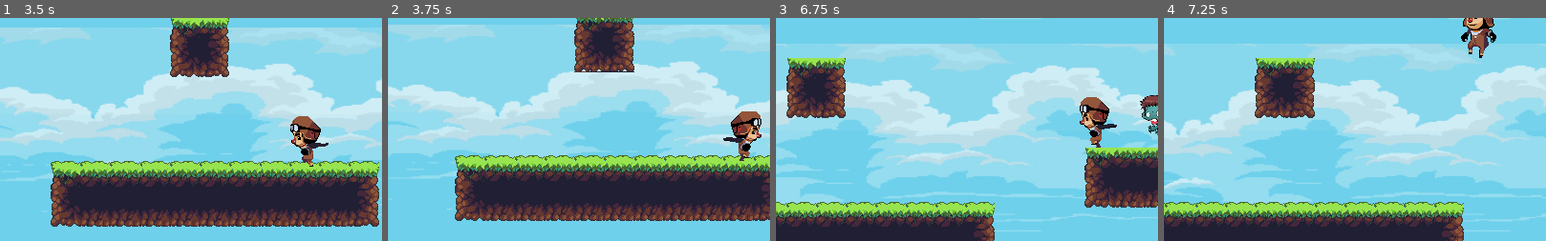
Above: before the commit, frames 1-4 (left to right).
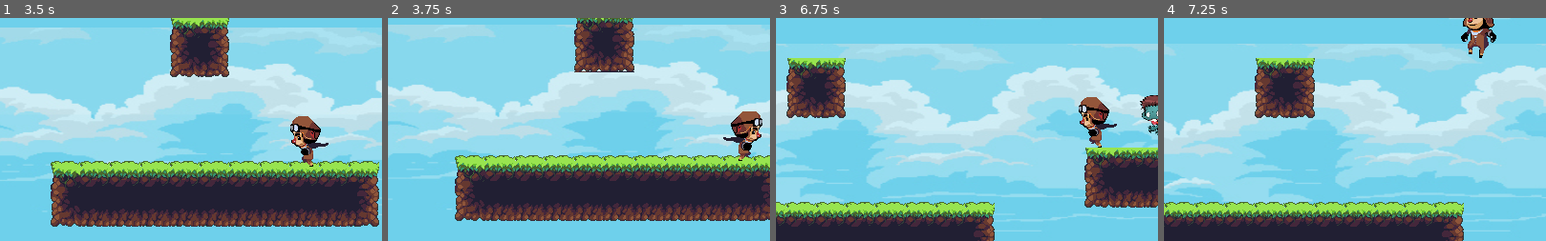
Above: after the commit, the same moments.

Repository: NonADev/AviadorMario
Game: Godot game, scene res://scenes/UI/Menu.tscn
The game is run twice, just before and just after one commit, with the same random seed, the same clock (stepped at 60 frames per second) and the same inputs.
Inputs:
- Up to frame 1 (3.5 s): click "PLAY" at 0.5 s; hold Right (ui_right) 1.28-2.78 s; tap Up (ui_up) at 1.52, 2.27 s; hold Left (ui_left) from 2.78 s (still down)
- Up to frame 2 (3.75 s): release Left (ui_left) at 3.53 s; hold Right (ui_right) from 3.53 s (still down)
- Up to frame 3 (6.75 s): tap Up (ui_up) at 3.77, 4.52, 5.27 s; release Right (ui_right) at 5.03 s; hold Left (ui_left) 5.03-5.78 s; hold Right (ui_right) 5.78-6.53 s; hold Left (ui_left) from 6.53 s (still down)
- Up to frame 4 (7.25 s): keep holding Left (ui_left); tap Up (ui_up) at 6.77 s
The pictures show only the part of the screen within x 5-55%, y 24-74%; the shares and areas given below are measured in that part.

Frame 1 is identical in both runs. In frame 2, 0.4% of the frame differs, in the area x 87-98%, y 41-65%; in frame 3, 0.4%; in frame 4, nothing differs.

Commit message:
avaliado sprites

Diff:
--- a/scenes/GeneralScenes/Monster.tscn
+++ b/scenes/GeneralScenes/Monster.tscn
@@ -125,7 +125,7 @@
 [node name="Sprite" type="AnimatedSprite" parent="."]
 scale = Vector2( 0.13, 0.13 )
 frames = SubResource( 1 )
-animation = "Die"
+animation = "Idle"
 
 [node name="Shape" type="CollisionShape2D" parent="."]
 position = Vector2( -1.12378, 3.93307 )
--- a/scenes/GeneralScenes/Player.tscn
+++ b/scenes/GeneralScenes/Player.tscn
@@ -15,20 +15,20 @@
 
 [sub_resource type="SpriteFrames" id=1]
 animations = [ {
-"frames": [ ExtResource( 11 ), ExtResource( 8 ), ExtResource( 6 ), ExtResource( 1 ), ExtResource( 9 ), ExtResource( 5 ) ],
-"loop": true,
-"name": "Run",
-"speed": 10.0
+"frames": [ ExtResource( 10 ), ExtResource( 4 ), ExtResource( 12 ), ExtResource( 3 ) ],
+"loop": false,
+"name": "Jump",
+"speed": 4.0
 }, {
 "frames": [ ExtResource( 7 ) ],
 "loop": true,
 "name": "Idle",
 "speed": 5.0
 }, {
-"frames": [ ExtResource( 10 ), ExtResource( 4 ), ExtResource( 12 ), ExtResource( 3 ) ],
-"loop": false,
-"name": "Jump",
-"speed": 4.0
+"frames": [ ExtResource( 11 ), ExtResource( 8 ), ExtResource( 6 ), ExtResource( 1 ), ExtResource( 9 ), ExtResource( 6 ), ExtResource( 5 ) ],
+"loop": true,
+"name": "Run",
+"speed": 10.0
 } ]
 
 [sub_resource type="CapsuleShape2D" id=2]
